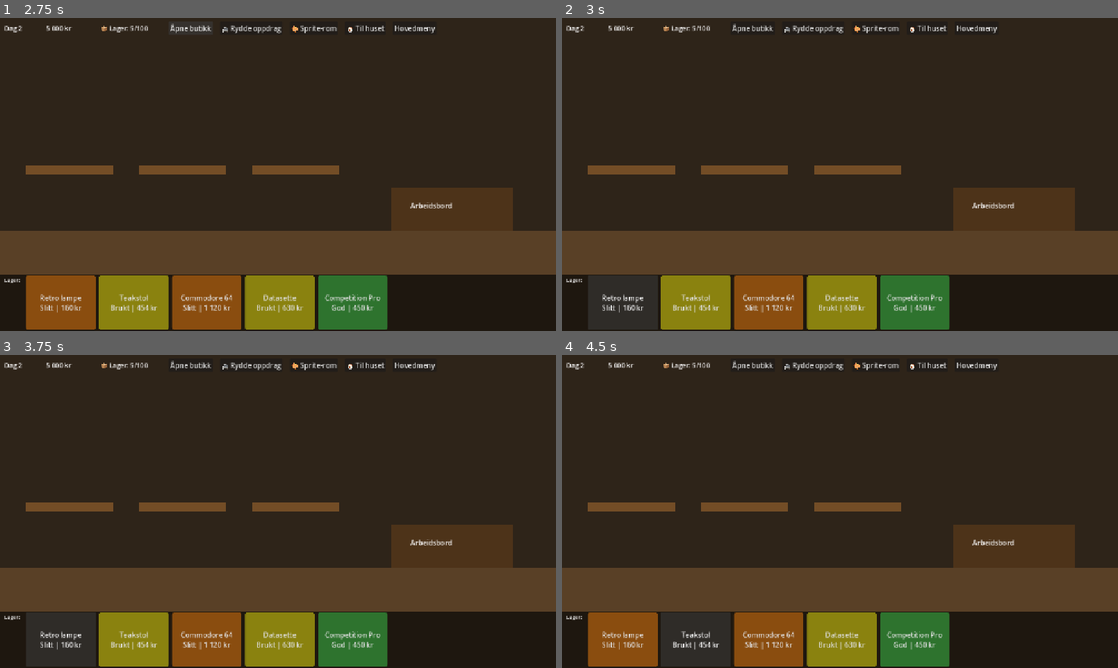
Above: before the commit, frames 1-4 (two rows, left to right).
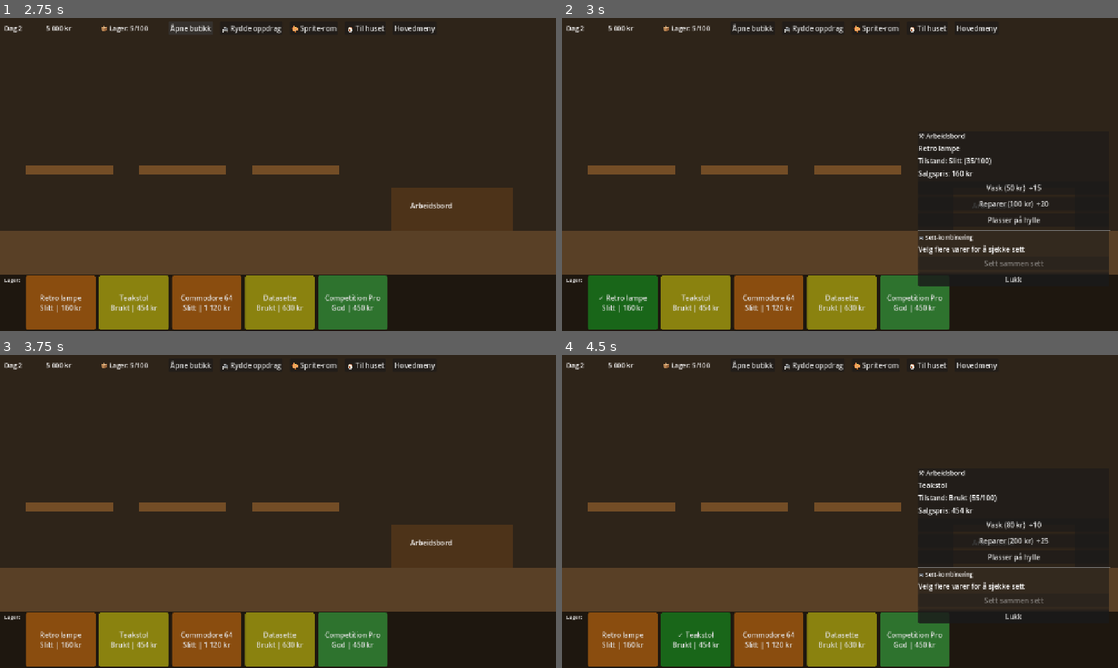
Above: after the commit, the same moments.

Repository: hansarne-lang/bruktbutikk
Game: Godot game, scene res://scenes/main_menu/MainMenu.tscn
The game is run twice, just before and just after one commit, with the same random seed, the same clock (stepped at 60 frames per second) and the same inputs.
Inputs (mouse positions are in pixels of both pictures, inside the frame that each line leads up to):
- Up to frame 1 (2.75 s): click "Nytt spill" at 0.5 s; click "Åpne butikk" at 1.25 s; click "Lukk butikk" at 2 s
- Up to frame 2 (3 s): click "Retro lampe Slitt | 160 kr" at 2.75 s
- Up to frame 3 (3.75 s): click (61, 639) at 3.5 s, where only the run after the commit has a clickable "✓ Retro lampe Slitt | 160 kr"
- Up to frame 4 (4.5 s): click "Teakstol Brukt | 454 kr" at 4.25 s

Frame 1 is identical in both runs. In frame 2, 11% of the frame differs, in the area x 4-99%, y 36-100%; in frame 3, 2.2%; in frame 4, 11%.
Error before the commit: Parse Error: The function signature doesn't match the parent. Parent signature is "_get(StringName) -> Variant". (res://scripts/SoundManager.gd:19)

Commit message:
Fix: gi om _get til _fetch i SoundManager (reservert metode i Godot)

Diff:
--- a/scripts/SoundManager.gd
+++ b/scripts/SoundManager.gd
@@ -6,7 +6,7 @@
 
 # ── API ──────────────────────────────────────────────────────
 func play(sound_id: String, vol_db: float = 0.0) -> void:
-	var stream := _get(sound_id)
+	var stream := _fetch(sound_id)
 	if stream == null: return
 	var p := AudioStreamPlayer.new()
 	p.stream    = stream
@@ -16,7 +16,7 @@
 	p.finished.connect(p.queue_free)
 
 # ── Cache + generering ────────────────────────────────────────
-func _get(id: String) -> AudioStreamWAV:
+func _fetch(id: String) -> AudioStreamWAV:
 	if id in _cache:
 		return _cache[id]
 	var s := _gen(id)
